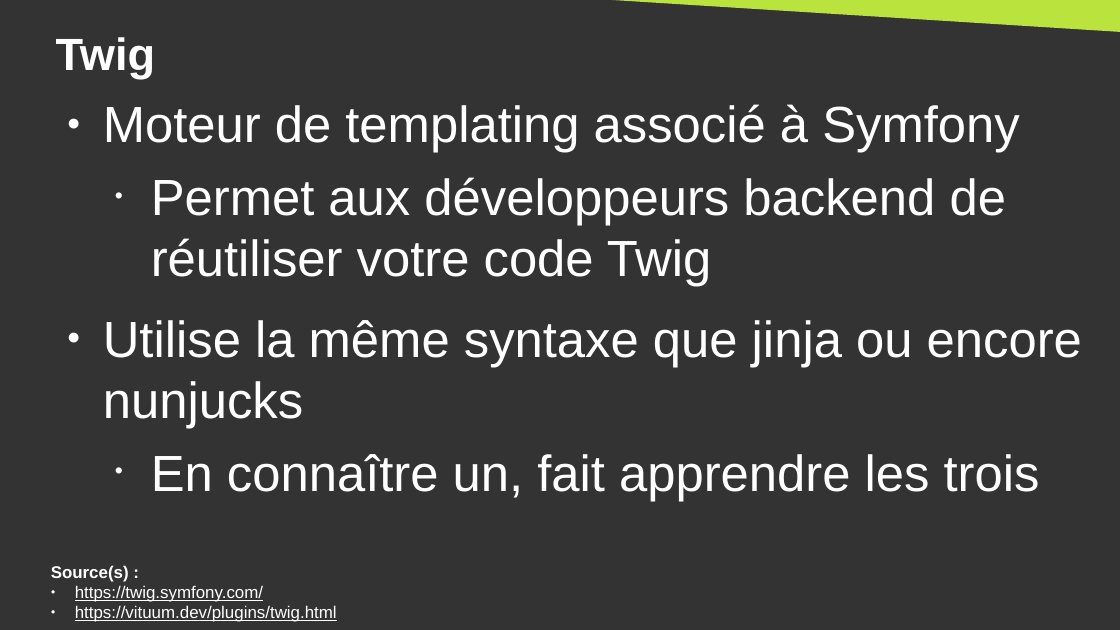
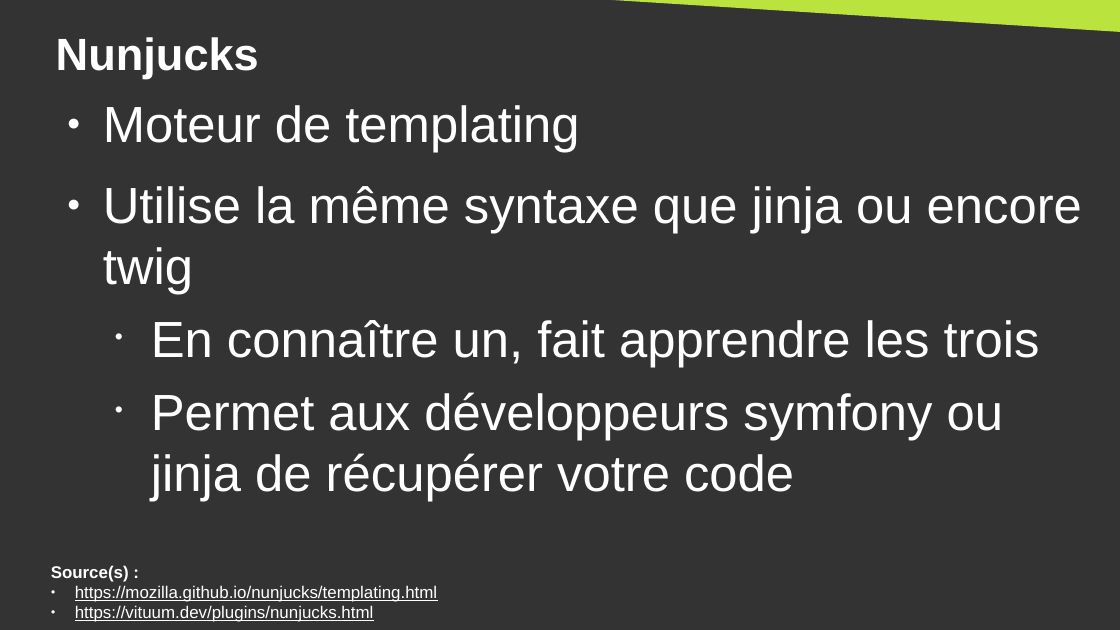
Before and after one commit to DanYellow/cours, a slide deck: slide 33 of developpement-front-s5/travaux-pratiques/numero-4/presentation.odp. Drawn at 1120x630 pixels with LibreOffice and Linux fonts; fonts in the diff are those of the drawing. Boxes give left, top, right and bottom in pixels: in the first picture for what was removed or moved away, otherwise in the second. Text is boxed around its words. In the diff, an @@ line names an element or a change of style, - is before the commit and + after.

Commit message:
developpement-front-s5 - tp#4 - change twig for nunjucks

```diff
--- a/developpement-front-s5/travaux-pratiques/numero-4/presentation.odp
+++ b/developpement-front-s5/travaux-pratiques/numero-4/presentation.odp
@@ title at <box>56,37,259,78</box>: text changed @@
-Twig
+Nunjucks
@@ text at <box>103,105,1082,294</box>: text changed @@
-● Moteur de templating associé à Symfony
-  • Permet aux développeurs backend de réutiliser votre code Twig
-● Utilise la même syntaxe que jinja ou encore nunjucks
+● Moteur de templating
+● Utilise la même syntaxe que jinja ou encore twig
@@ text at <box>151,392,1003,501</box>: paragraph added @@
+  • Permet aux développeurs symfony ou jinja de récupérer votre code
@@ text at <box>75,585,437,622</box>: text changed @@
-● https://twig.symfony.com/
-● https://vituum.dev/plugins/twig.html
+● https://mozilla.github.io/nunjucks/templating.html
+● https://vituum.dev/plugins/nunjucks.html
```
Also in this commit, not shown: 19 other slides changed, 5 other files.
